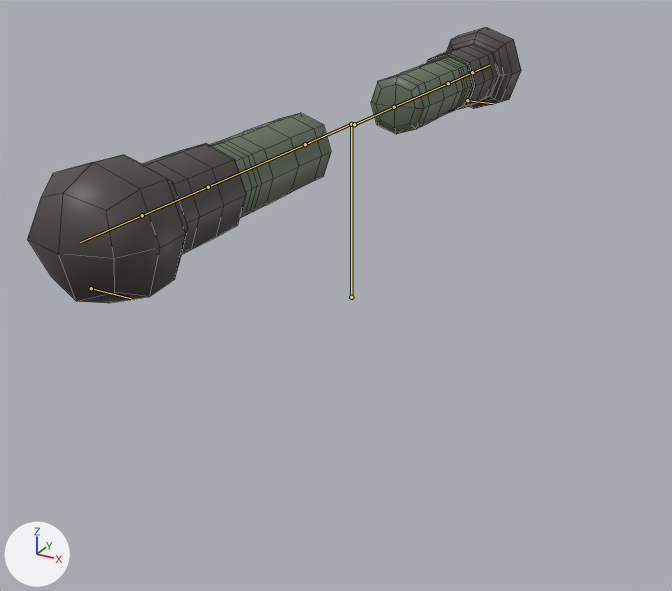
The FBX model Assets/Models/FPS_Arms.fbx, before and after one commit.
Camera for both pictures: a camera (50 mm lens) standing at (2.28, -4.33, 1.16) and looking at (0.1, -0.38, -0.82). The axes (+X, +Y, +Z) are drawn at lower left. The lights are the same throughout. The older version comes first. The bones that change, and the others that lie on the model, are drawn over the model as lines. Mesh edges are drawn as thin lines.

Names of what the first picture shows: 'diver_nubs'.
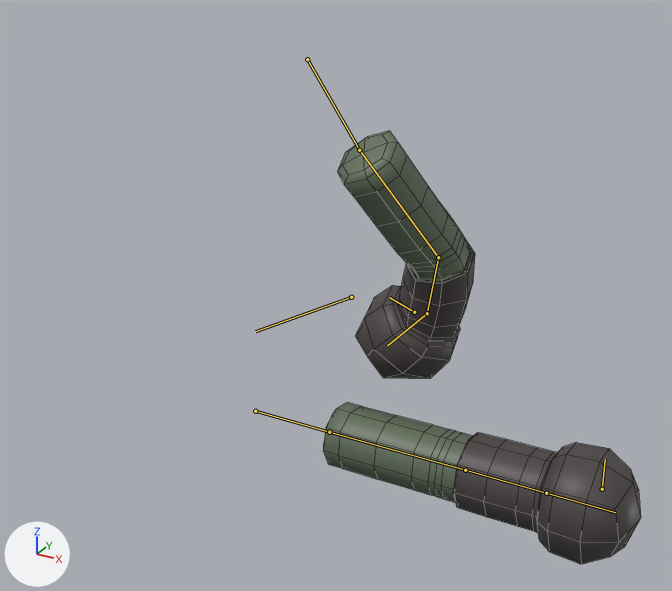
The newer file adds an action. The first version stands in its rest pose; the second is drawn at frame 45 of the action 'Armature|deathSpikeStab'.

Where the change shows, as pixel boxes [x1, y1, x2, y2] in the pictures (672 x 591 px):
'diver_nubs', posed (35% narrower, 57% taller)
    before: [28, 27, 521, 303]
    after: [323, 131, 641, 564]
bone 'Root', root to tip
    before: (351, 297) to (351, 124)
    after: (351, 297) to (255, 331)
bone 'Shoulder_R', root to tip
    before: (351, 124) to (305, 144)
    after: (255, 411) to (329, 432)
bone 'Shoulder_L', root to tip
    before: (354, 124) to (394, 107)
    after: (307, 59) to (359, 150)
bone 'Upper_Arm_L', root to tip
    before: (394, 107) to (448, 83)
    after: (359, 150) to (438, 257)
bone 'Lower_Arm_L', root to tip
    before: (448, 83) to (472, 72)
    after: (438, 257) to (427, 313)
bone 'Hand_L', root to tip
    before: (472, 72) to (490, 65)
    after: (427, 313) to (387, 345)

The change in detail:
Bone 'Root' (bone_root) turns from (0, 0, 0) to (0, 0, -79) degrees about its own x, y and z.
Bone 'Shoulder_R' (bone_shoulder_r) moves from (0.0, 0.0, 0.0) to (0.369, 0.69, -0.658).
Bone 'Shoulder_R' (bone_shoulder_r) turns from (0, 0, 0) to (0, 18, 90) degrees about its own x, y and z.
Bone 'Shoulder_L' (bone_shoulder_l) moves from (0.0, 0.0, 0.0) to (0.021, 1.285, -0.231).
Bone 'Shoulder_L' (bone_shoulder_l) turns from (0, 0, 0) to (-11, -14, -143) degrees about its own x, y and z.
Bone 'Upper_Arm_L' (bone_upper_arm_l) turns from (0, 0, 0) to (-31, 9, -5) degrees about its own x, y and z.
Bone 'Lower_Arm_L' (bone_lower_arm_l) turns from (0, 0, 0) to (0, 0, -36) degrees about its own x, y and z.
Bone 'Hand_L' (bone_hand_l) turns from (0, 0, 0) to (0, 0, -33) degrees about its own x, y and z.
